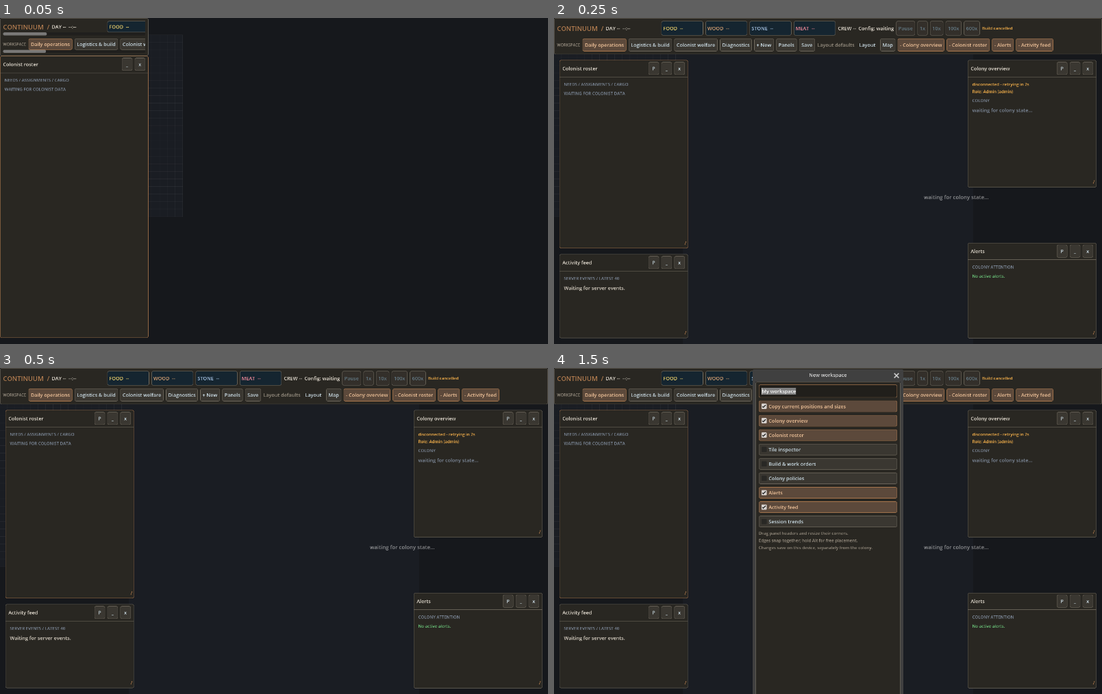
Above: before the commit, frames 1-4 (two rows, left to right).
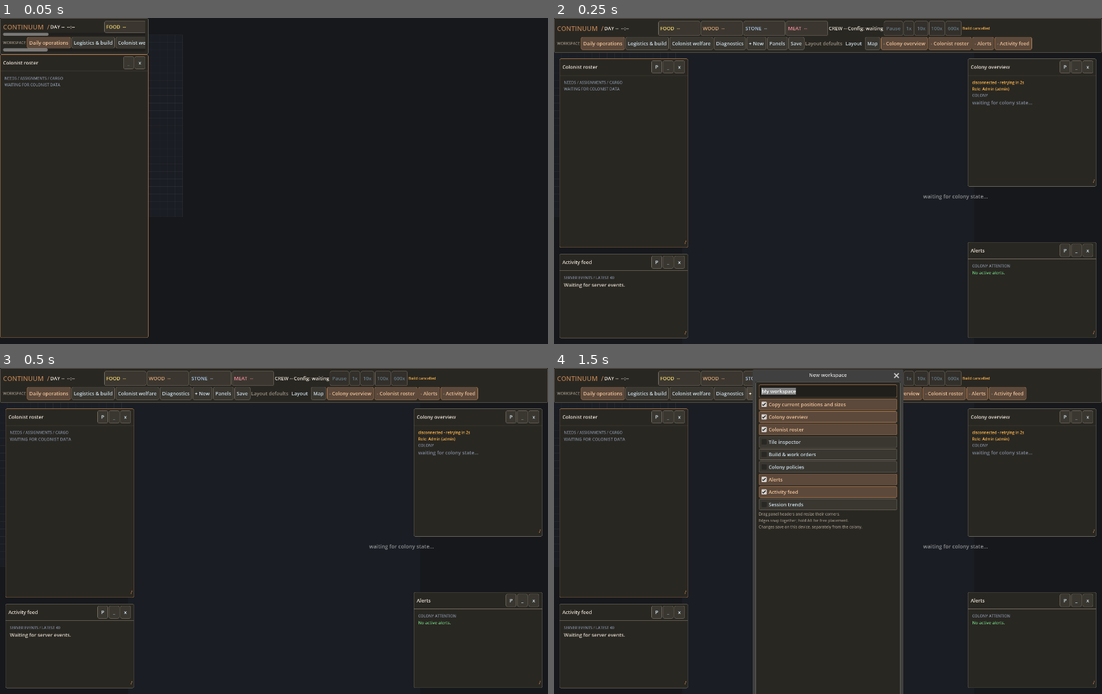
Above: after the commit, the same moments.

Repository: iMithrellas/continuum
Game: Godot game, scene res://tools/map_ui_test.tscn
The game is run twice, just before and just after one commit, with the same random seed, the same clock (stepped at 60 frames per second) and the same inputs. This scene is started directly instead of the project's main scene.
Inputs:
- Up to frame 1 (0.05 s): no input
- Up to frame 2 (0.25 s): no input
- Up to frame 3 (0.5 s): no input
- Up to frame 4 (1.5 s): click "Save" at 0.5 s; click "+ New" at 1.25 s

The runs differ from the first frame. In frame 1, 1.3% of the frame differs, in the area x 0-28%, y 0-23%; in frame 2, 5.8%; in frame 3, 5.8%; in frame 4, 9.5%, in the area x 0-100%, y 0-99%.

Commit message:
fix(client): scale runtime ui metrics

Diff:
--- a/client/godot/scripts/main.gd
+++ b/client/godot/scripts/main.gd
@@ -790,14 +790,14 @@
 	side = section
 	side.add_child(_heading("Needs / assignments / cargo"))
 	_colonist_box = VBoxContainer.new()
-	_colonist_box.add_theme_constant_override("separation", 8)
+	_colonist_box.add_theme_constant_override("separation", _metrics.px(8))
 	side.add_child(_colonist_box)
 
 	section = _sections["alerts"]
 	side = section
 	side.add_child(_heading("Colony attention"))
 	_alert_box = VBoxContainer.new()
-	_alert_box.add_theme_constant_override("separation", 4)
+	_alert_box.add_theme_constant_override("separation", _metrics.px(4))
 	side.add_child(_alert_box)
 
 	section = _sections["activity"]
@@ -825,7 +825,7 @@
 	workspace.telemetry.add_child(_clock)
 	for kind: int in ColonyMap.RESOURCE_COLORS:
 		var card := PanelContainer.new()
-		card.add_theme_stylebox_override("panel", DeckTheme.box(Color("152530"), DeckTheme.LINE, 5))
+		card.add_theme_stylebox_override("panel", DeckTheme.box(Color("3b3730"), DeckTheme.LINE, _metrics.px(5)))
 		card.tooltip_text = "Stored %s. Ground stacks and carried cargo are separate." % ContinuumResourceKind.parse_enum_name(kind)
 		var label := Label.new()
 		label.text = "%s  --" % ContinuumResourceKind.parse_enum_name(kind).to_upper()
@@ -1018,9 +1018,9 @@
 
 	for colonist: ContinuumColonist in colonists:
 		var card := PanelContainer.new()
-		card.add_theme_stylebox_override("panel", DeckTheme.box(Color("192c37"), DeckTheme.LINE, 10))
+		card.add_theme_stylebox_override("panel", DeckTheme.box(Color("403a32"), DeckTheme.LINE, _metrics.px(10)))
 		var panel := VBoxContainer.new()
-		panel.add_theme_constant_override("separation", 4)
+		panel.add_theme_constant_override("separation", _metrics.px(4))
 		card.add_child(panel)
 
 		var header := Label.new()
--- a/client/godot/scripts/workspace_deck.gd
+++ b/client/godot/scripts/workspace_deck.gd
@@ -26,6 +26,7 @@
 var _map: Control
 var _confirmation: ConfirmationDialog
 var _status: Label
+var _rows: Array[ScrollContainer] = []
 
 
 func setup(map_control: Control, save_path := WorkspaceLayout.SAVE_PATH, ui_metrics := UiMetrics.new()) -> void:
@@ -78,6 +79,8 @@
 	_build_dialog()
 
 func apply_metrics(ui_metrics: UiMetrics) -> void:
+	var ratio := ui_metrics.scale / metrics.scale
+	_scale_control_tree(self, ratio)
 	metrics = ui_metrics
 	for window: WorkspaceWindow in windows.values():
 		window.metrics = metrics
@@ -86,6 +89,17 @@
 		_dialog.min_size = Vector2i(metrics.px(300), 0)
 	_apply_layout()
 
+func _scale_control_tree(root: Node, ratio: float) -> void:
+	for child: Node in root.get_children():
+		if child is Control:
+			var control := child as Control
+			control.custom_minimum_size *= ratio
+			control.add_theme_font_size_override("font_size", maxi(1, roundi(control.get_theme_font_size("font_size") * ratio)))
+			if control is Container:
+				var container := control as Container
+				container.add_theme_constant_override("separation", container.get_theme_constant("separation") * ratio)
+		_scale_control_tree(child, ratio)
+
 
 func _scroll_row(parent: Node, height: float) -> HBoxContainer:
 	var scroll := ScrollContainer.new()
@@ -94,6 +108,7 @@
 	scroll.vertical_scroll_mode = ScrollContainer.SCROLL_MODE_DISABLED
 	scroll.size_flags_horizontal = Control.SIZE_EXPAND_FILL
 	parent.add_child(scroll)
+	_rows.append(scroll)
 	var row := HBoxContainer.new()
 	row.size_flags_vertical = Control.SIZE_EXPAND_FILL
 	scroll.add_child(row)
@@ -249,6 +264,8 @@
 	if not _ready_layout:
 		return
 	var error := model.save_to(_save_path)
+	_status.text = "Layout saved" if error == OK else "Layout save failed"
+	_status.tooltip_text = "" if error == OK else "Could not save local layout: %s" % error_string(error)
 
 
 func _apply_layout() -> void:
--- a/client/godot/tools/map_ui_test.gd
+++ b/client/godot/tools/map_ui_test.gd
@@ -99,6 +99,17 @@
 	get_tree().root.add_child.call_deferred(main)
 	await get_tree().process_frame
 	isolated_path = main.fixture_workspace_path
+	main.apply_font_size(10, false)
+	_assert(main._metrics.base_font_size == 10, "runtime font can shrink to the lower bound")
+	main.apply_font_size(24, false)
+	_assert(main._metrics.base_font_size == 24 and main._feed.custom_minimum_size.y > 120 and
+			main._history_chart.custom_minimum_size.y > 300 and main._clock.custom_minimum_size.x > 250 and
+			main.workspace.telemetry.get_parent().custom_minimum_size.y > 60,
+		"runtime max scale updates feed, chart, clock, and telemetry minima")
+	main.apply_font_size(10, false)
+	_assert(main._metrics.base_font_size == 10 and main._feed.custom_minimum_size.y < 70,
+		"runtime scaling returns to small metrics without compounding")
+	main.apply_font_size(13, false)
 	_assert(main._mode_buttons.size() == 2, "select and build mode buttons are reachable")
 	_set_role(main, "operator", true, false)
 	_assert(main._build_menu.item_count == 7, "all seven non-empty build types are reachable")
--- a/client/godot/tools/workspace_test.gd
+++ b/client/godot/tools/workspace_test.gd
@@ -106,7 +106,9 @@
 	_assert(deck.metrics.base_font_size == 24 and deck.windows["people"].metrics.base_font_size == 24,
 		"runtime metric application reaches the deck and every window")
 	_assert(deck._dialog.min_size.x >= 550, "workspace dialog minimum scales with runtime metrics")
+	_assert(deck._rows[0].custom_minimum_size.y >= 70, "telemetry header row scales at runtime")
 	deck.apply_metrics(UiMetrics.new(13))
+	_assert(is_equal_approx(deck._rows[0].custom_minimum_size.y, 38), "header row returns without compounding")
 	map.input_blocked = deck.blocks_map_input
 	_assert(deck.windows.size() == 8 and deck.authorized.size() == 8, "manager creates all actual game panels")
 	var active := deck.model.active
